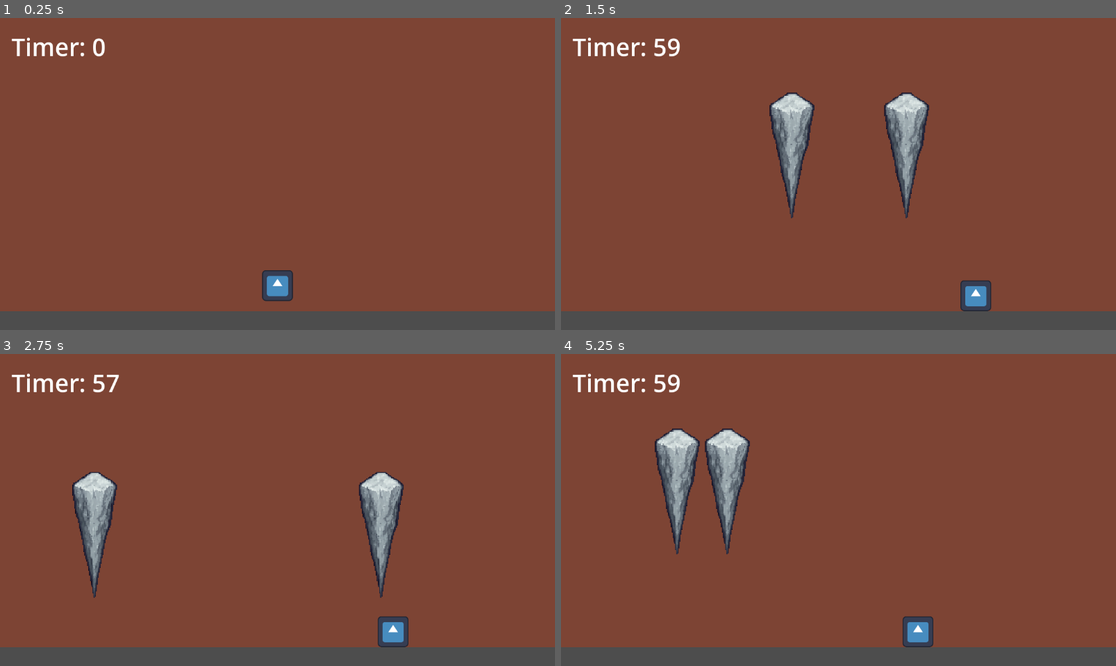
Above: before the commit, frames 1-4 (two rows, left to right).
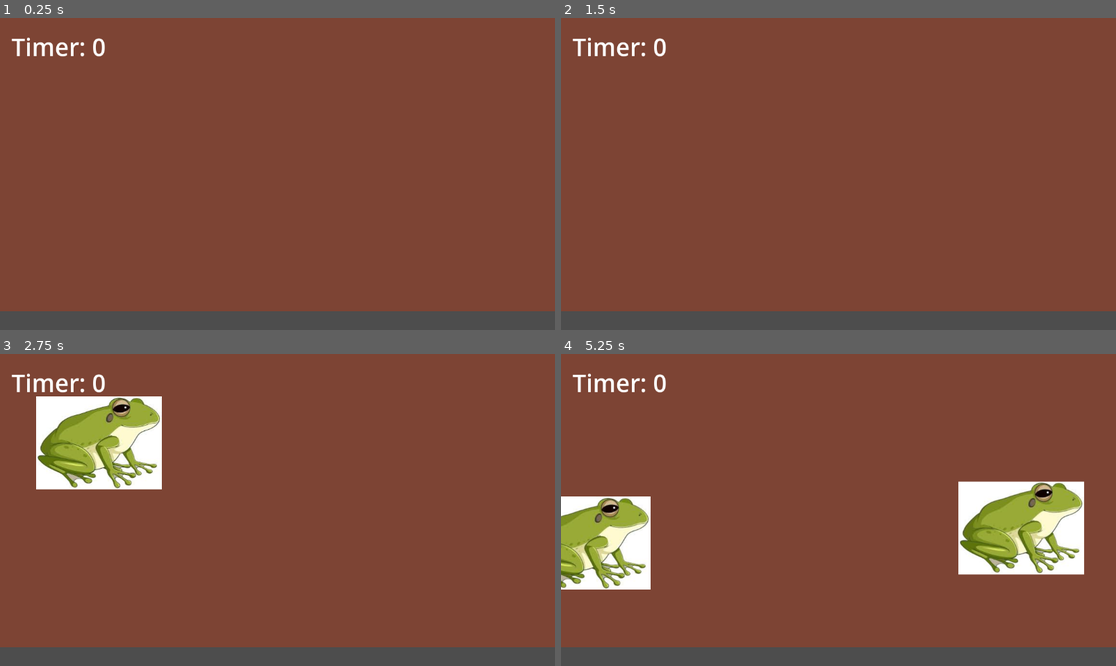
Above: after the commit, the same moments.

Repository: elftmann1/Theater-Rush
Game: Godot game, scene res://Scenes/Game.tscn
Two runs of this game, one before a commit and one after it. Both use one fixed random seed, a clock stepped at 60 frames per second and the inputs below. The project has no main scene, so this scene is started directly. The engine's default icon, where the game draws it, is replaced by a stand-in: a white triangle on a blue panel in a dark square.
Inputs (mouse positions are in pixels of both pictures, inside the frame that each line leads up to):
- Up to frame 1 (0.25 s): no input
- Up to frame 2 (1.5 s): tap Enter (ui_accept) at 0.5, 0.6, 0.77, 1.07, 1.35 s; hold Right (Right) from 0.53 s (still down)
- Up to frame 3 (2.75 s): tap Enter (ui_accept) at 1.52, 1.82, 2.1 s; release Right (Right) at 2.03 s; hold Left (Left) from 2.03 s (still down)
- Up to frame 4 (5.25 s): release Left (Left) at 2.78 s; hold Right (Right) 2.78-3.5 s; tap Enter (ui_accept) at 2.85, 3.02, 3.32, 4.35, 4.52, 4.82, 5.1 s; click (838, 510) at 3.5 s, where only the run before the commit has a clickable "Restart"; hold Right (Right) 4.28-5.03 s; hold Left (Left) from 5.03 s (still down)

The runs differ from the first frame. In frame 1, 0.6% of the frame differs, in the area x 47-53%, y 80-91%; in frame 2, 4.3%; in frame 3, 11%; in frame 4, 16%, in the area x 0-95%, y 6-94%.

Commit message:
Added a jumping frog and walking knight

Diff:
--- a/Scenes/Game.tscn
+++ b/Scenes/Game.tscn
@@ -1,10 +1,11 @@
-[gd_scene load_steps=6 format=3 uid="uid://dgjqniq1e3sib"]
+[gd_scene load_steps=7 format=3 uid="uid://dgjqniq1e3sib"]
 
 [ext_resource type="PackedScene" uid="uid://camd18qtudr0c" path="res://Scenes/character_body_2d.tscn" id="1_iukft"]
 [ext_resource type="Script" uid="uid://dhtdoe70omqmm" path="res://Scripts/game_manager.gd" id="1_j5yw3"]
 [ext_resource type="Script" uid="uid://chu4wh5erqedi" path="res://Scripts/rock_icicle_spawner.gd" id="2_kldst"]
+[ext_resource type="Script" uid="uid://d3ovrk5wigauu" path="res://Scripts/enemy_spawner.gd" id="4_kldst"]
 
-[sub_resource type="WorldBoundaryShape2D" id="WorldBoundaryShape2D_iukft"]
+[sub_resource type="WorldBoundaryShape2D" id="WorldBoundaryShape2D_b2bpf"]
 
 [sub_resource type="WorldBoundaryShape2D" id="WorldBoundaryShape2D_gl6un"]
 
@@ -25,11 +26,18 @@
 [node name="Timer" type="Timer" parent="GameManager"]
 one_shot = true
 
+[node name="EnemySpawner" type="Node" parent="."]
+script = ExtResource("4_kldst")
+
 [node name="RockIcicleSpawner" type="Node" parent="."]
+process_mode = 4
 script = ExtResource("2_kldst")
+number_of_rocks = 5
 
 [node name="Player" parent="." instance=ExtResource("1_iukft")]
 unique_name_in_owner = true
+process_mode = 4
+visible = false
 z_index = 4
 position = Vector2(0, 213.645)
 scale = Vector2(0.5, 0.5)
@@ -39,20 +47,27 @@
 z_index = 5
 
 [node name="StaticBody2D" type="StaticBody2D" parent="."]
+z_index = 1
 position = Vector2(0, 284.84)
+collision_layer = 2
+
+[node name="CollisionShape2D" type="CollisionShape2D" parent="StaticBody2D"]
+shape = SubResource("WorldBoundaryShape2D_b2bpf")
+
+[node name="StaticBody2D3" type="StaticBody2D" parent="."]
+position = Vector2(-576, 284.84)
 scale = Vector2(0.5, 0.5)
 
-[node name="CollisionShape2D" type="CollisionShape2D" parent="StaticBody2D"]
-shape = SubResource("WorldBoundaryShape2D_iukft")
-
-[node name="CollisionShape2D2" type="CollisionShape2D" parent="StaticBody2D"]
-position = Vector2(1152, 0)
-rotation = -1.5707964
+[node name="CollisionShape2D3" type="CollisionShape2D" parent="StaticBody2D3"]
+rotation = 1.5707964
 shape = SubResource("WorldBoundaryShape2D_gl6un")
 
-[node name="CollisionShape2D3" type="CollisionShape2D" parent="StaticBody2D"]
-position = Vector2(-1152, 0)
-rotation = 1.5707964
+[node name="StaticBody2D2" type="StaticBody2D" parent="."]
+position = Vector2(576, 284.84)
+scale = Vector2(0.5, 0.5)
+
+[node name="CollisionShape2D2" type="CollisionShape2D" parent="StaticBody2D2"]
+rotation = -1.5707964
 shape = SubResource("WorldBoundaryShape2D_gl6un")
 
 [node name="ColorRect" type="ColorRect" parent="."]
--- /dev/null
+++ b/Scenes/Inherited_Enemies/Knight.tscn
@@ -0,0 +1,16 @@
+[gd_scene load_steps=4 format=3 uid="uid://dpssarqptv3xs"]
+
+[ext_resource type="PackedScene" uid="uid://bk0o472a1gvgn" path="res://Scenes/Inherited_Enemies/enemy.tscn" id="1_gyk54"]
+[ext_resource type="Script" uid="uid://be032msvo513p" path="res://Scripts/Enmies_Scripts/knight.gd" id="2_imcf0"]
+[ext_resource type="Texture2D" uid="uid://cyobc5ub3hqd2" path="res://Assets/knight.jpg" id="2_xie8c"]
+
+[node name="Knight" instance=ExtResource("1_gyk54")]
+script = ExtResource("2_imcf0")
+
+[node name="Sprite2D" parent="." index="0"]
+scale = Vector2(0.6, 0.6)
+texture = ExtResource("2_xie8c")
+flip_h = true
+
+[node name="CollisionShape2D" parent="." index="1"]
+scale = Vector2(1.935, 6)
--- /dev/null
+++ b/Scenes/Inherited_Enemies/enemy.tscn
@@ -0,0 +1,15 @@
+[gd_scene load_steps=3 format=3 uid="uid://bk0o472a1gvgn"]
+
+[ext_resource type="Script" uid="uid://gmmemqncgtid" path="res://Scripts/Enmies_Scripts/enemy.gd" id="1_wkuv8"]
+
+[sub_resource type="RectangleShape2D" id="RectangleShape2D_wl5l1"]
+
+[node name="Enemy" type="CharacterBody2D"]
+collision_mask = 2
+script = ExtResource("1_wkuv8")
+speed = 100.0
+
+[node name="Sprite2D" type="Sprite2D" parent="."]
+
+[node name="CollisionShape2D" type="CollisionShape2D" parent="."]
+shape = SubResource("RectangleShape2D_wl5l1")
--- /dev/null
+++ b/Scenes/Inherited_Enemies/frog.tscn
@@ -0,0 +1,16 @@
+[gd_scene load_steps=4 format=3 uid="uid://ckieb82v8l8mp"]
+
+[ext_resource type="PackedScene" uid="uid://bk0o472a1gvgn" path="res://Scenes/Inherited_Enemies/enemy.tscn" id="1_0tpwi"]
+[ext_resource type="Script" uid="uid://b3ou2gcnfolr8" path="res://Scripts/Enmies_Scripts/frog.gd" id="2_0xqft"]
+[ext_resource type="Texture2D" uid="uid://eonyo1f3d3r3" path="res://Assets/frog.jpg" id="2_j6m6r"]
+
+[node name="Frog" instance=ExtResource("1_0tpwi")]
+script = ExtResource("2_0xqft")
+speed = 300.0
+
+[node name="Sprite2D" parent="." index="0"]
+texture = ExtResource("2_j6m6r")
+flip_h = true
+
+[node name="CollisionShape2D" parent="." index="1"]
+scale = Vector2(12.675, 9.155)
--- a/Scenes/RockIcicle.tscn
+++ b/Scenes/RockIcicle.tscn
@@ -6,6 +6,7 @@
 [node name="RockIcicle" type="RigidBody2D"]
 z_index = 1
 collision_mask = 2
+gravity_scale = 2.0
 script = ExtResource("1_d3trv")
 
 [node name="Sprite2D" type="Sprite2D" parent="."]
--- /dev/null
+++ b/Scripts/Enmies_Scripts/enemy.gd
@@ -0,0 +1,52 @@
+class_name Enemy extends CharacterBody2D
+
+const SPEED = 300.0
+const JUMP_VELOCITY = -400.0
+var GET_SCREEN_WIDTH : float
+var GET_SCREEN_WIDTH_LEFT : float
+var GET_SCREEN_WIDTH_RIGHT : float
+
+var startPosition : Vector2
+var endPosition : Vector2
+var time : float = 0
+
+@export var speed : float = 0
+@export var damage : float = 0
+
+@onready var sprite = $Sprite2D
+@onready var collision = $CollisionShape2D
+
+func _ready() -> void:
+	GET_SCREEN_WIDTH = get_viewport_rect().size.x
+	GET_SCREEN_WIDTH_LEFT = -(get_viewport_rect().size.x / 2)
+	GET_SCREEN_WIDTH_RIGHT = get_viewport_rect().size.x / 2
+	startPosition = Vector2(GET_SCREEN_WIDTH_LEFT, 284.84 - ((collision.scale.y/2) / 0.05))
+	endPosition = Vector2(GET_SCREEN_WIDTH_RIGHT, 284.84 - ((collision.scale.y/2) / 0.05))
+
+func _physics_process(delta: float) -> void:
+	if position.x - endPosition.x > 0:
+		print("freed")
+		queue_free()
+	# # Add the gravity.
+	# if not is_on_floor():
+	# 	velocity += get_gravity() * delta
+
+	# # Handle jump.
+	# if Input.is_action_just_pressed("ui_accept") and is_on_floor():
+	# 	velocity.y = JUMP_VELOCITY
+
+	# # Get the input direction and handle the movement/deceleration.
+	# # As good practice, you should replace UI actions with custom gameplay actions.
+	# var direction := Input.get_axis("ui_left", "ui_right")
+	# if direction:
+	# 	velocity.x = direction * SPEED
+	# else:
+	# 	velocity.x = move_toward(velocity.x, 0, SPEED)
+
+	# move_and_slide()
+
+func movement(delta: float) -> void:
+	pass
+
+func deal_damage():
+	pass
--- /dev/null
+++ b/Scripts/Enmies_Scripts/frog.gd
@@ -0,0 +1,18 @@
+extends Enemy
+
+func _ready() -> void:
+	super._ready()
+	position = startPosition
+
+func _physics_process(delta: float) -> void:
+	super._physics_process(delta)
+	if not is_on_floor():
+		velocity += get_gravity() * delta
+	else :
+		velocity -= get_gravity() * delta * 50
+
+	movement(delta)
+
+func movement(delta: float) -> void:
+	velocity.x = speed
+	move_and_slide()
--- /dev/null
+++ b/Scripts/Enmies_Scripts/knight.gd
@@ -0,0 +1,17 @@
+extends Enemy
+
+func _ready() -> void:
+	super._ready()
+	position = startPosition
+
+func _physics_process(delta: float) -> void:
+	super._physics_process(delta)
+	if not is_on_floor():
+		velocity += get_gravity() * delta
+
+	movement(delta)
+
+func movement(delta: float) -> void:
+	#time += delta
+	velocity.x = speed
+	move_and_slide()
--- /dev/null
+++ b/Scripts/enemy_spawner.gd
@@ -0,0 +1,22 @@
+extends Node
+
+var knight_prefab = preload("res://Scenes/Inherited_Enemies/Knight.tscn")
+var frog_prefab = preload("res://Scenes/Inherited_Enemies/frog.tscn")
+enum SpawnPosition { BOTTOMLEFT, BOTTOMRIGHT, TOPLEFT, TOPRIGHT}
+@export var ground_offset = 284.84
+
+# Called when the node enters the scene tree for the first time.
+func _ready() -> void:
+	pass # Replace with function body.
+
+
+# Called every frame. 'delta' is the elapsed time since the previous frame.
+func _process(delta: float) -> void:
+	if Input.is_action_just_pressed("Up"):
+		var knight = knight_prefab.instantiate()
+		add_child(knight)
+		print("Spawning?", knight)
+	if Input.is_action_just_pressed("Left"):
+		var frog = frog_prefab.instantiate()
+		add_child(frog)
+		print("Spawning?", frog)
--- a/Scripts/rock_icicle_spawner.gd
+++ b/Scripts/rock_icicle_spawner.gd
@@ -3,6 +3,7 @@
 var rock_prefab = preload("res://Scenes/RockIcicle.tscn")
 @export var number_of_rocks: int = 2
 @onready var rock_instance : Array = []
+@onready var rock_position_x : Array = []
 var is_spawning_rocks = false
 var game_started = false
 
@@ -16,14 +17,18 @@
 	is_spawning_rocks = true
 
 	rock_instance.clear()
+	rock_position_x.clear()
 
 	for i in range(number_of_rocks):
 		var rock = rock_prefab.instantiate()
-		rock.position = Vector2(randi_range(-400, 400), -430)
+		var rand_x = randi_range(-530, 530)
+		rock.position = Vector2(rand_x, -430)
+		rock_position_x.append(rand_x)
 		add_child(rock)
 		rock_instance.append(rock)
 		rock.tree_exited.connect(func():
 			rock_instance.erase(rock)
+			rock_position_x.erase(rand_x)
 			if rock_instance.is_empty():
 				is_spawning_rocks = false
 		)
Binary file added: Assets/frog.jpg
Not shown, added: Assets/frog.jpg.import
Binary file added: Assets/knight.jpg
Not shown, added: Assets/knight.jpg.import
Not shown, added: Scripts/Enmies_Scripts/enemy.gd.uid
Not shown, added: Scripts/Enmies_Scripts/frog.gd.uid
Not shown, added: Scripts/Enmies_Scripts/knight.gd.uid
Not shown, added: Scripts/enemy_spawner.gd.uid
